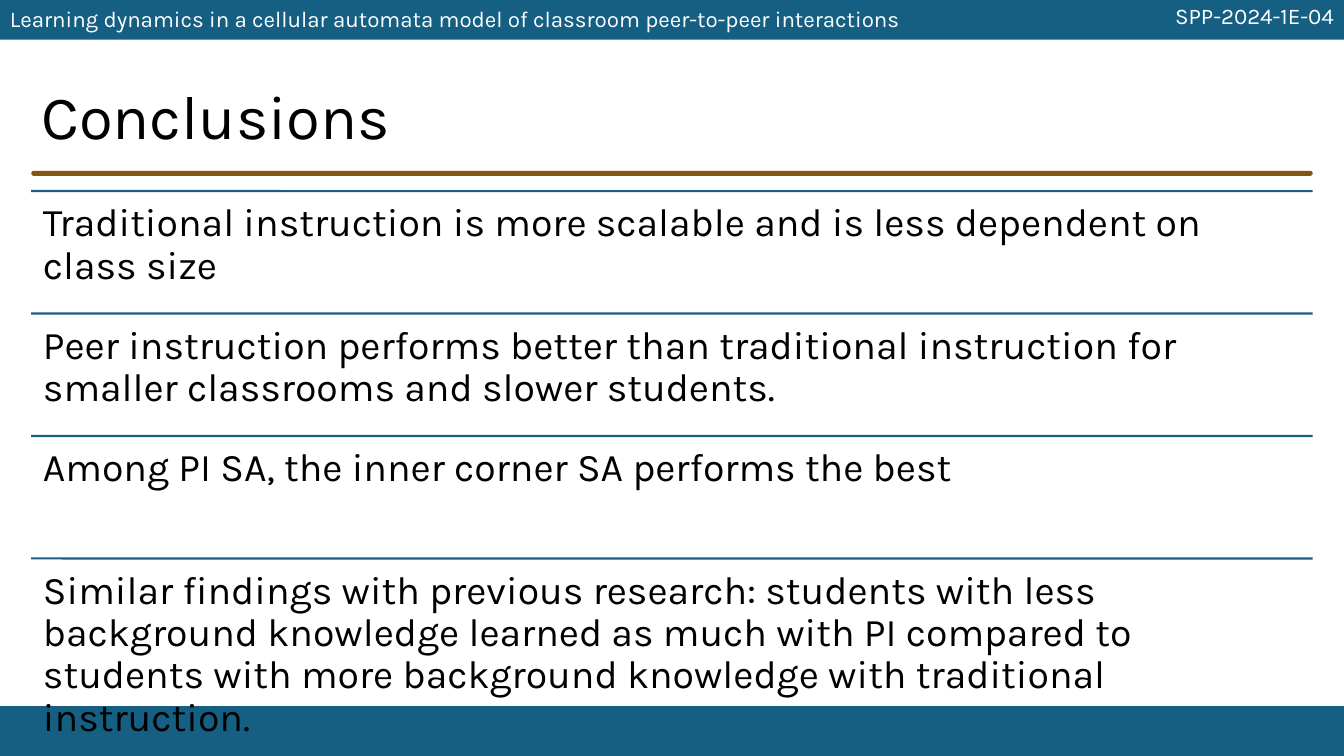
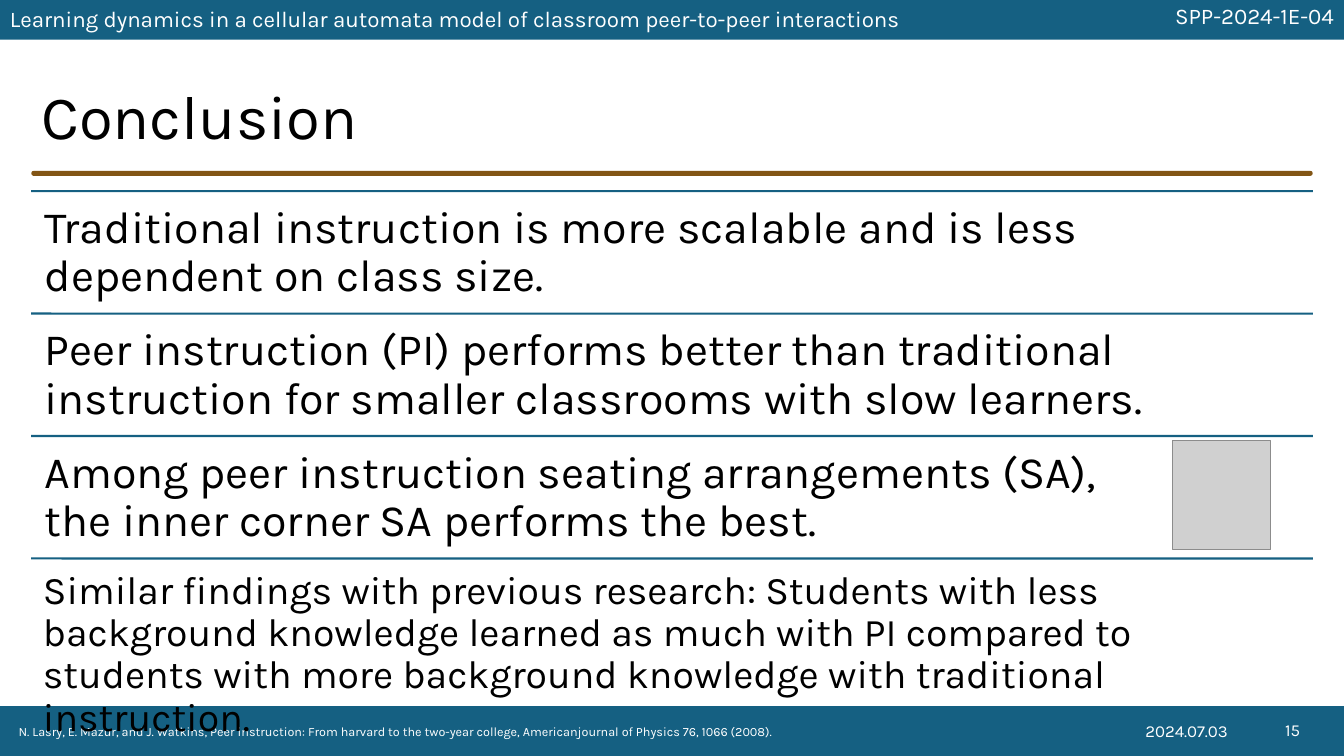
Before and after one commit to ioakimsy/BS-Thesis, a slide deck: slide 15 of documents/SPP-2024-presentation.pptx (slide 14 before the commit). Drawn at 1344x756 pixels with LibreOffice and Linux fonts; fonts in the diff are those of the drawing; grey boxes stand for pictures; background and template pictures are left out. Boxes give left, top, right and bottom in pixels: in the first picture for what was removed or moved away, otherwise in the second. Text is boxed around its words. In the diff, an @@ line names an element or a change of style, - is before the commit and + after.

```diff
--- a/documents/SPP-2024-presentation.pptx
+++ b/documents/SPP-2024-presentation.pptx
@@ title at (x1=41, y1=96, x2=357, y2=140): text changed @@
-Conclusions
+Conclusion
@@ text at (x1=45, y1=212, x2=1078, y2=302): text changed; size 28 to 32 pt @@
-Traditional instruction is more scalable and is less dependent on class size
+Traditional instruction is more scalable and is less dependent on class size.
@@ text at (x1=45, y1=332, x2=1142, y2=415): text changed; size 28 to 32 pt @@
-Peer instruction performs better than traditional instruction for smaller classrooms and slower students.
+Peer instruction (PI) performs better than traditional instruction for smaller classrooms with slow learners.
@@ picture added at (x1=1173, y1=441, x2=1270, y2=549) @@
@@ text at (x1=45, y1=455, x2=1096, y2=547): text changed; size 28 to 32 pt @@
-Among PI SA, the inner corner SA performs the best
+Among peer instruction seating arrangements (SA),
+the inner corner SA performs the best.
@@ text at (x1=43, y1=577, x2=1131, y2=698): text changed @@
-Similar findings with previous research: students with less background knowledge learned as much with PI compared to students with more background knowledge with traditional instruction.
+Similar findings with previous research: Students with less background knowledge learned as much with PI compared to students with more background knowledge with traditional instruction.
@@ text added at (x1=19, y1=724, x2=772, y2=739), 9 pt, text #FFFFFF @@
+N. Lasry, E. Mazur, and J. Watkins, Peer instruction: From harvard to the two-year college, Americanjournal of Physics 76, 1066 (2008).
@@ text added at (x1=1145, y1=726, x2=1227, y2=737), 12 pt, text #FFFFFF @@
+2024.07.03
@@ page number added at (x1=1285, y1=725, x2=1300, y2=736), 12 pt, text #FFFFFF @@
+15
```
Also in this commit, not shown: 13 other slides changed, 5 slides added, 1 slide removed, 19 other files.
